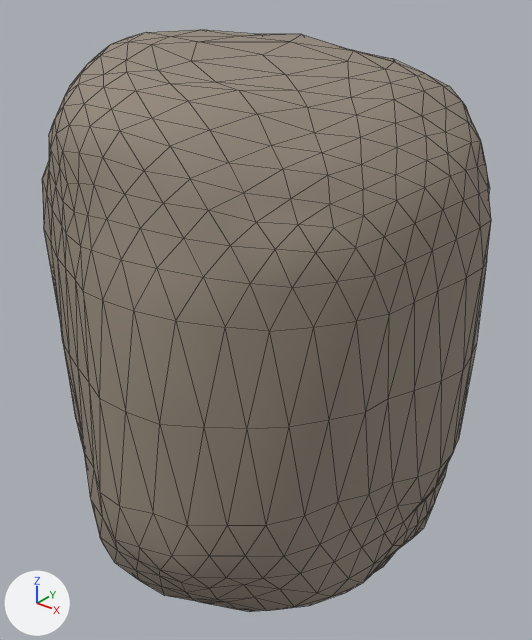
One commit to the Blender file assets/source/blender/rock_b.blend: the scene before it, then after it.
One viewpoint serves both versions: a 50 mm lens placed at (2.01, -2.49, 0.86), pointed at (0.0, 0.02, -0.69). The lights are fixed; the arrows at lower left show +X, +Y and +Z. The older version comes first. Mesh edges are drawn as thin lines.

The first picture shows 'Rock'.
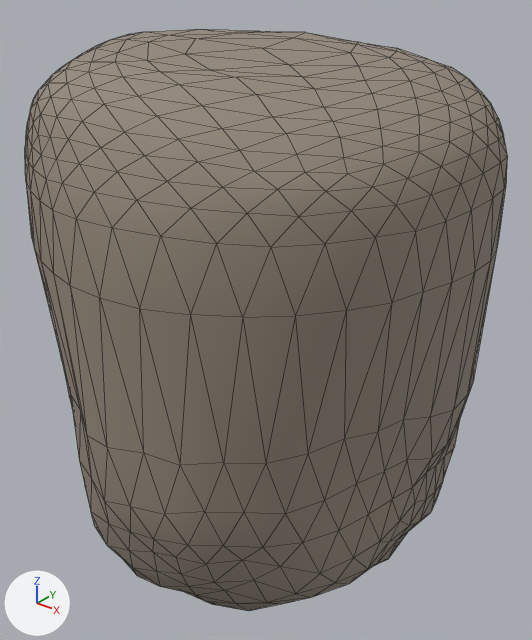
Pixel boxes (x1, y1, x2, y2) of what changed, in the pictures (532 x 640 px):
'Rock', reshaped (8% wider)
    before: (42, 30, 491, 612)
    after: (25, 29, 508, 611)

The change, as a list of edits to the scene's bpy script:
```text
Change me_rock_mesh:
    used by ob_rock; location = (0.0, 0.0, 0.0)
    remove me_rock_mesh.from_pydata(...)  # 642 vertices, 1280 faces; spans x -1.01..0.95, y -0.95..0.93, z -2.0..0.58
    add me_rock_mesh.from_pydata(...)  # 642 vertices, 1280 faces; spans x -1.02..1.0, y -1.0..0.99, z -2.0..0.58
    me_rock_mesh part 1: 641 of 642 vertices moved; they spanned x -1.01..0.95, y -0.95..0.93, z -2.0..0.58 and now span x -1.02..1.0, y -1.0..0.99, z -2.0..0.58; mean shift (0.0, 0.0, 0.18); largest move (-0.33, 0.72, -0.71) -> (-0.4, 0.86, -0.2)
```
